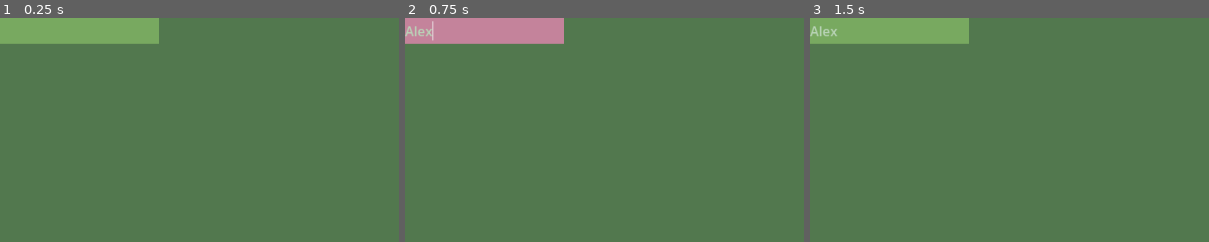
Above: before the commit, frames 1-3 (left to right).
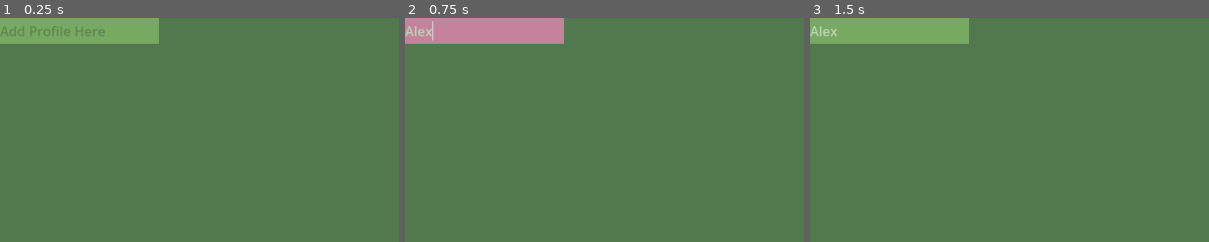
Above: after the commit, the same moments.

Repository: MuntedRoostah/StardewModManager
Game: Godot game, scene res://scenes/main.tscn
Same seed, same stepped clock (60 frames per second), same inputs: the game is played once before the commit and once after it.
Inputs (mouse positions are % of the whole screen's width and height, from its top left):
- Up to frame 1 (0.25 s): no input
- Up to frame 2 (0.75 s): click (10, 3) at 0.52 s; type "Alex" at 0.6 s
- Up to frame 3 (1.5 s): click (10, 92) at 0.75 s; type "12" at 0.83 s; click "Launch" at 1.25 s
The pictures show only the part of the screen within x 0-50%, y 0-50%; the shares and areas given below are measured in that part.

The runs differ from the first frame. In frame 1, 0.3% of the frame differs, in the area x 0-27%, y 3-9%; in frame 2, nothing differs; in frame 3, nothing differs.

Commit message:
add profile

Diff:
--- a/scenes/main.tscn
+++ b/scenes/main.tscn
@@ -69,6 +69,7 @@
 [node name="NameBox" type="LineEdit" parent="Background/HBoxContainer/LeftBar"]
 unique_name_in_owner = true
 layout_mode = 2
+placeholder_text = "Add Profile Here"
 
 [node name="ProfilesScroller" type="ScrollContainer" parent="Background/HBoxContainer/LeftBar"]
 layout_mode = 2
Not shown, added: export_presets.cfg
